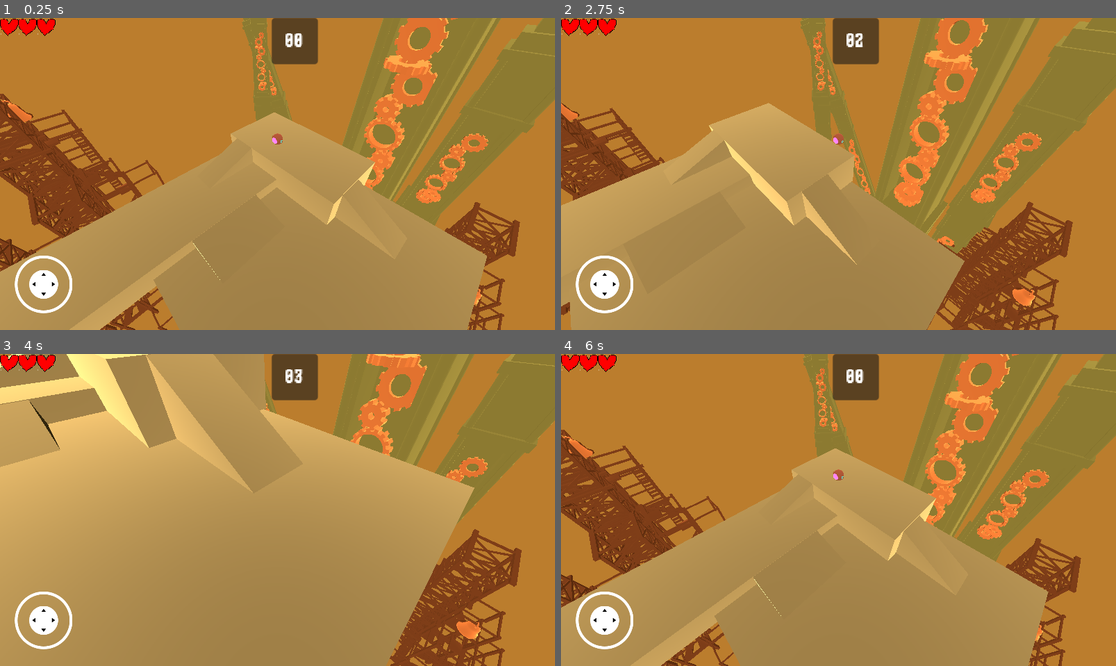
Above: before the commit, frames 1-4 (two rows, left to right).
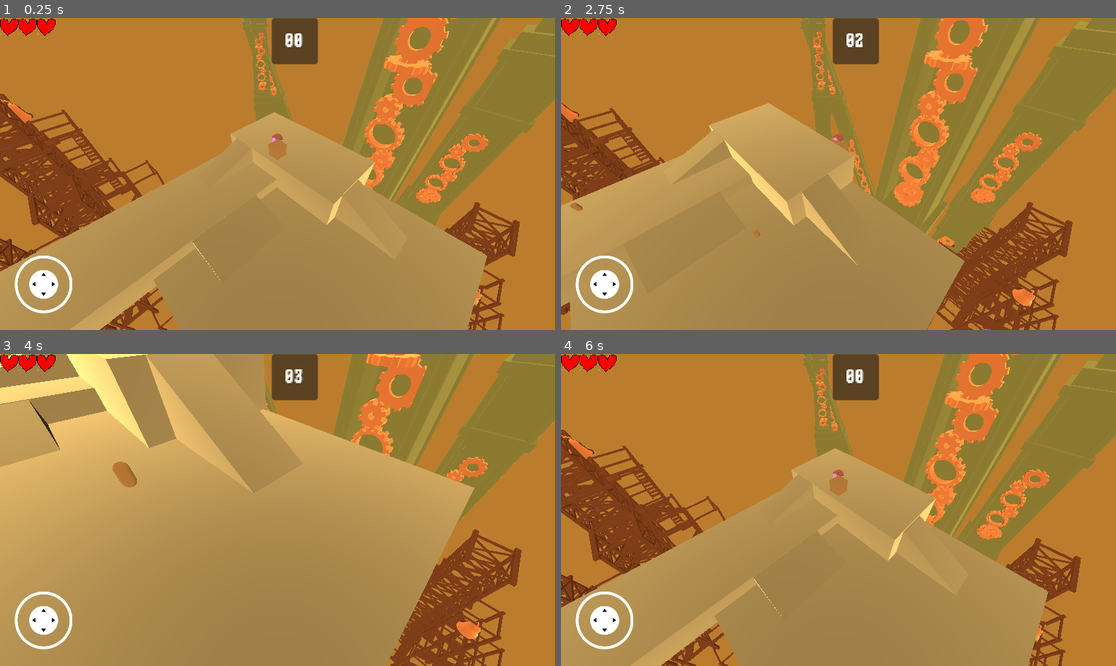
Above: after the commit, the same moments.

Repository: leon-arndt/InnoEngineJam2023
Game: Godot game, scene res://main.tscn
Two runs of this game, one before a commit and one after it. Both use one fixed random seed, a clock stepped at 60 frames per second and the inputs below.
Inputs (mouse positions are in pixels of both pictures, inside the frame that each line leads up to):
- Up to frame 1 (0.25 s): no input
- Up to frame 2 (2.75 s): tap Enter at 0.5 s; move the mouse to (960, 158) at 0.52 s; hold Right (move_right) 0.53-1.25 s; click (960, 158) at 0.67 s; drag from (727, 189) to (810, 236) at 1.27 s; move the mouse to (894, 105) at 2.02 s; hold Right (move_right) from 2.03 s (still down); click (894, 105) at 2.17 s
- Up to frame 3 (4 s): release Right (move_right) at 2.75 s; drag from (249, 572) to (111, 463) at 2.77 s; move the mouse to (444, 556) at 3.52 s; hold Left (move_left) from 3.53 s (still down); click (444, 556) at 3.67 s
- Up to frame 4 (6 s): release Left (move_left) at 4.25 s; drag from (672, 463) to (755, 432) at 4.27 s; move the mouse to (866, 510) at 5.02 s; hold Down (move_backward) 5.03-5.75 s; click (866, 510) at 5.17 s; click "Retry" at 5.75 s

The runs differ from the first frame. In frame 1, 0.2% of the frame differs, in the area x 48-52%, y 38-46%; in frame 2, less than 0.1%; in frame 3, 0.2%, in the area x 20-25%, y 34-43%; in frame 4, 0.2%.

Commit message:
working shooting for real

Diff:
--- a/scenes/player_and_camera.tscn
+++ b/scenes/player_and_camera.tscn
@@ -1,10 +1,11 @@
-[gd_scene load_steps=17 format=3 uid="uid://bf3ycxp5q04g"]
+[gd_scene load_steps=18 format=3 uid="uid://bf3ycxp5q04g"]
 
 [ext_resource type="Script" path="res://PlayerMovement.gd" id="1_ns86o"]
 [ext_resource type="ArrayMesh" uid="uid://ddb2hhegmyp2t" path="res://Asset/MainCharacter.obj" id="2_0dgy7"]
 [ext_resource type="Script" path="res://FollowCamera.gd" id="2_vx0lq"]
 [ext_resource type="ArrayMesh" uid="uid://lrfr356geawg" path="res://Asset/MainCharacter__Eye.obj" id="3_4oa4s"]
 [ext_resource type="ArrayMesh" uid="uid://bigwbii4u514p" path="res://Asset/MainCharacter__Gear.obj" id="4_820cu"]
+[ext_resource type="PackedScene" uid="uid://chnx54mms6hub" path="res://scenes/weapon.tscn" id="6_h786t"]
 
 [sub_resource type="Gradient" id="Gradient_btqsp"]
 offsets = PackedFloat32Array(0, 0.00220752, 1)
@@ -120,3 +121,8 @@
 script = ExtResource("2_vx0lq")
 camera_target = NodePath("../Player")
 camera_offset = Vector3(10, 10, 10)
+
+[node name="Weapon" parent="." node_paths=PackedStringArray("player", "camera") instance=ExtResource("6_h786t")]
+transform = Transform3D(1, 0, 0, 0, 1, 0, 0, 0, 1, 0, 0.35695, 0.960238)
+player = NodePath("../Player")
+camera = NodePath("../Camera3D")
--- a/scripts/weapon.gd
+++ b/scripts/weapon.gd
@@ -39,6 +39,6 @@
 
 func shoot(dir: Vector3):
 	var instance = bullet.instantiate() as RigidBody3D
-	instance.global_position = player.global_position
+	instance.global_position = global_position
 	instance.linear_velocity = dir
 	get_tree().root.add_child(instance)
Not shown: 1 places in main.tscn that only renumber resources
